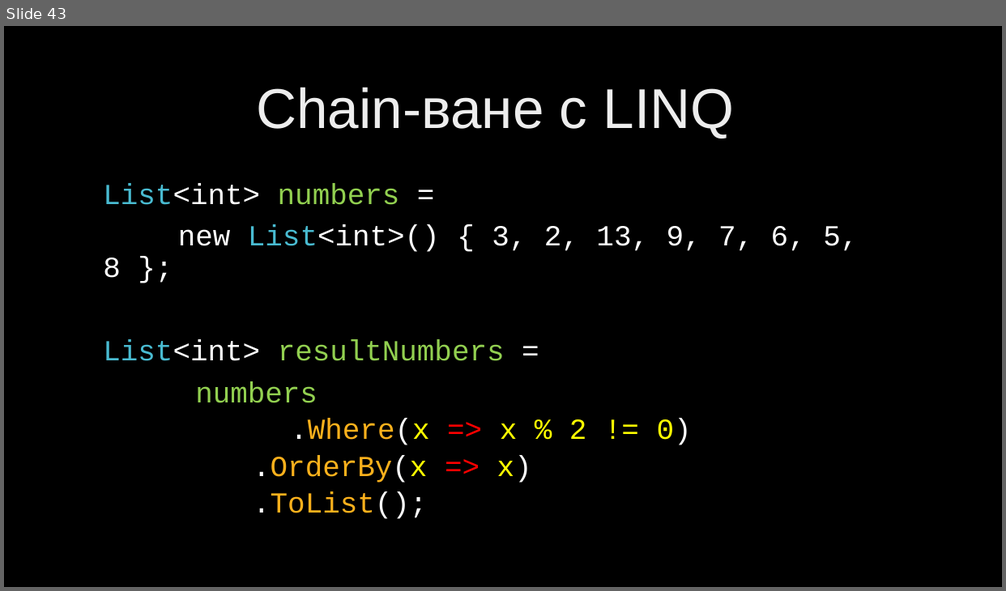
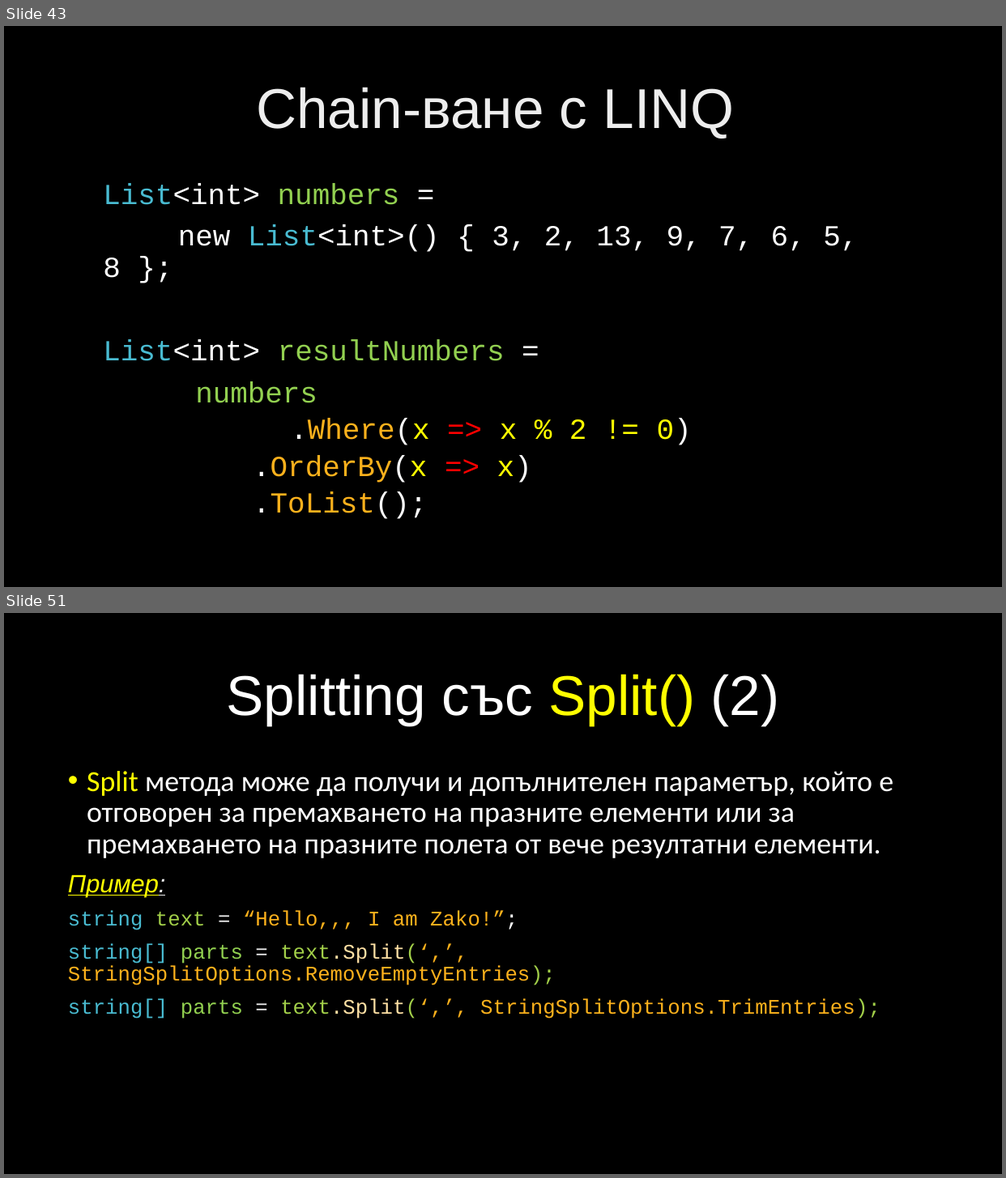
Before and after one commit to velizar92/CSharp-Programming-Presentations, a slide deck: C# Intermediate.pptx. Shown one above the other, each under a label of ours: slide 43 before the commit, slides 43 and 51 after it; the slides between them are not shown. The pictures are 1006x591 and 1006x1178 pixels, drawn with LibreOffice and Linux fonts; fonts in the diff are those of the drawing; background and template pictures are left out. Boxes give left, top, right and bottom in pixels: in the first picture for what was removed or moved away, otherwise in the second. Text is boxed around its words. In the diff, an @@ line names an element or a change of style, - is before the commit and + after.

Commit message:
Updates for Text Processing lecture

```diff
--- a/C# Intermediate.pptx
+++ b/C# Intermediate.pptx
@@ slide 51 added at (4, 613, 1002, 1174), background picture (left out) @@
@@ title added at (227, 674, 780, 726), 54 pt, text #FFFFFF @@
+Splitting със Split() (2)
@@ text added at (68, 771, 893, 1019), 20 pt, text #FFFFFF @@
+• Split метода може да получи и допълнителен параметър, който е отговорен за премахването на празните елементи или за премахването на празните полета от вече резултатни елементи.
+Пример:
+string text = “Hello,,, I am Zako!”;
+string[] parts = text.Split(‘,’, StringSplitOptions.RemoveEmptyEntries);
+string[] parts = text.Split(‘,’, StringSplitOptions.TrimEntries);
```
Also in this commit, not shown: 8 other slides added.
